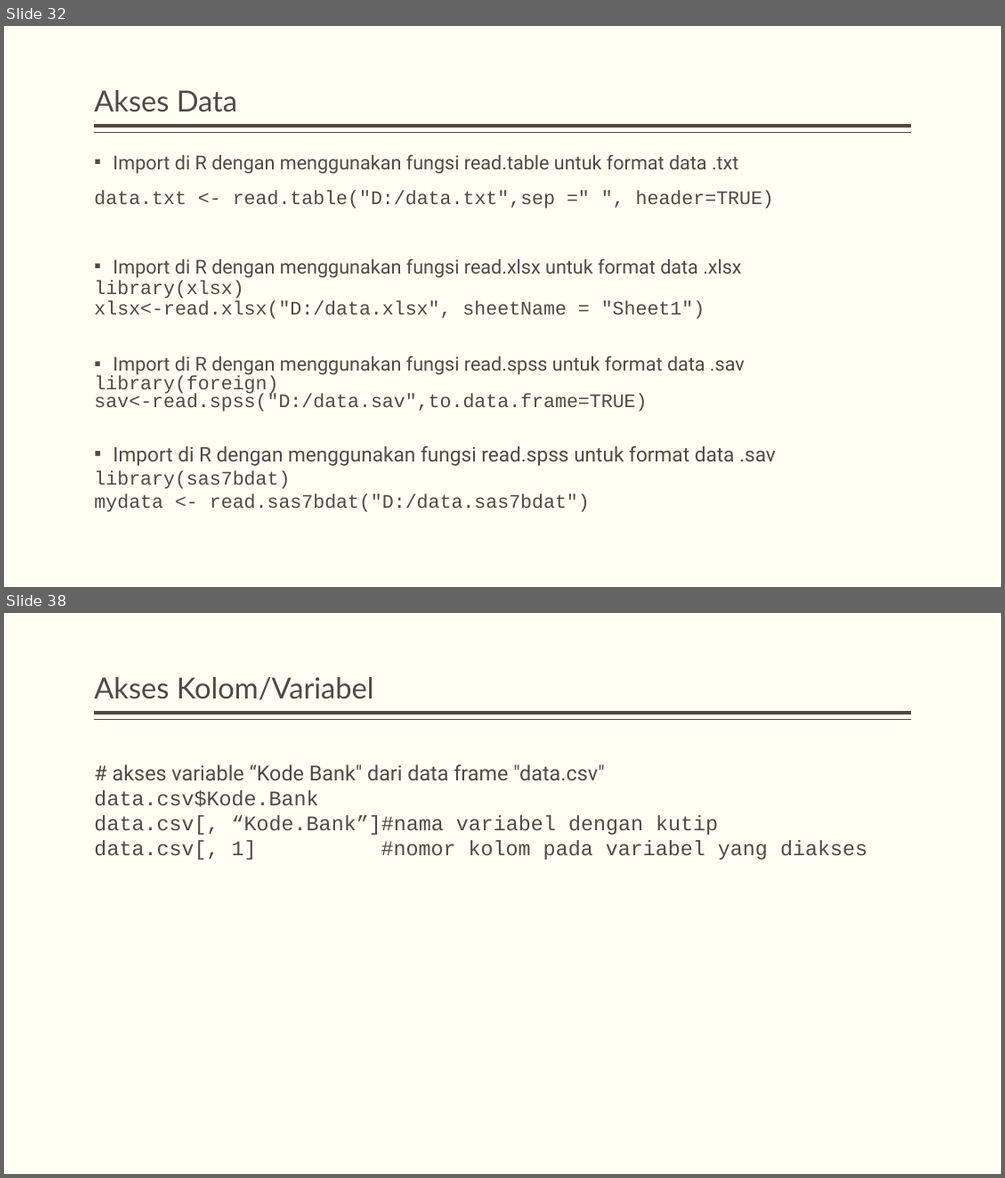
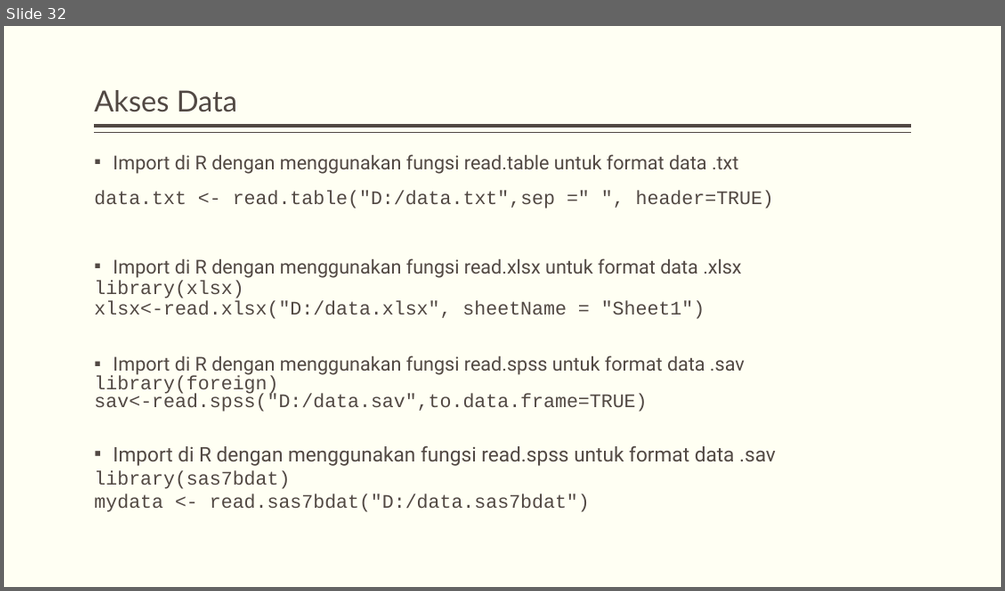
Before and after one commit to dewikiswani/pengantar-R, a slide deck: slide/pengenalan R.pptx. Shown one above the other, each under a label of ours: slides 32 and 38 before the commit, slide 32 after it; the slides between them are not shown. The pictures are 1005x1178 and 1005x591 pixels, drawn with LibreOffice and Linux fonts; fonts in the diff are those of the drawing. Boxes give left, top, right and bottom in pixels: in the first picture for what was removed or moved away, otherwise in the second. Text is boxed around its words. In the diff, an @@ line names an element or a change of style, - is before the commit and + after.

```diff
--- a/slide/pengenalan R.pptx
+++ b/slide/pengenalan R.pptx
@@ slide 38 removed at [4,613,1001,1174], background #FFFFF3; not listed: 2 template elements that a slide beside it also shows @@
@@ title removed at [94,677,374,700] @@
-Akses Kolom/Variabel
@@ text removed at [94,764,867,860] @@
-# akses variable “Kode Bank" dari data frame "data.csv"
-data.csv$Kode.Bank
-data.csv[, “Kode.Bank”]#nama variabel dengan kutip
-data.csv[, 1] #nomor kolom pada variabel yang diakses
```
Also in this commit, not shown: 7 slides changed, 21 slides added, 14 other slides removed, 1 other file.
